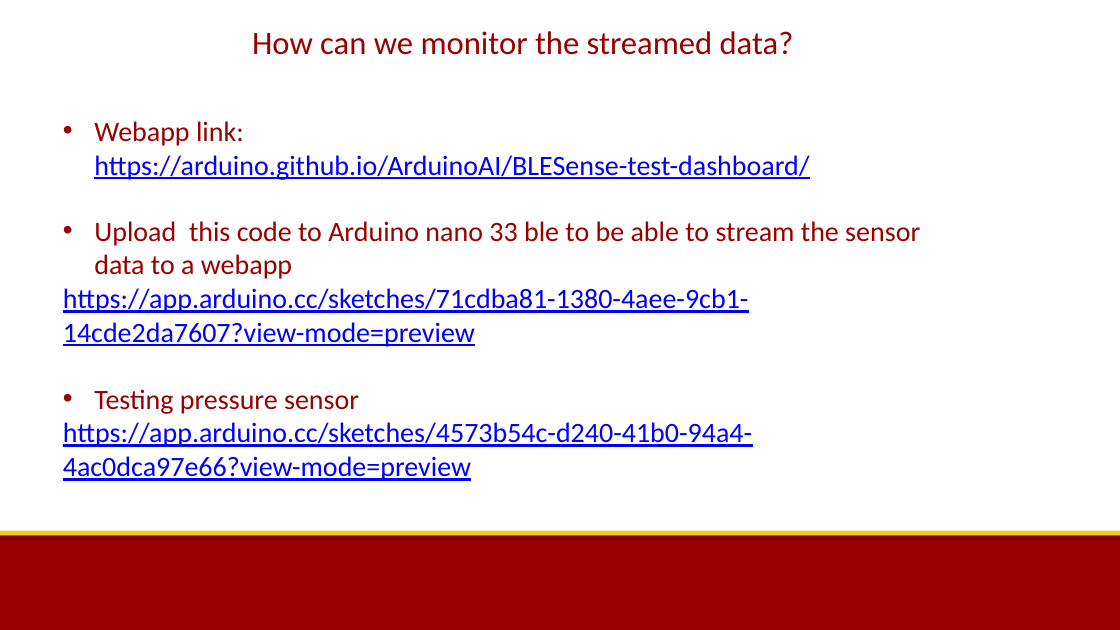
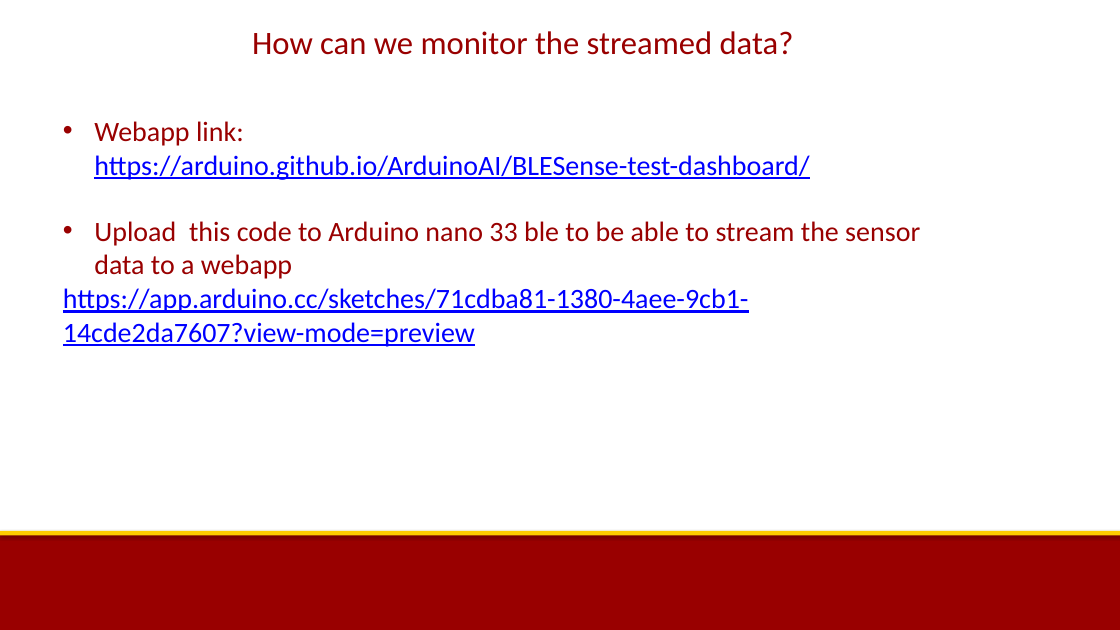
Before and after one commit to uscee105/ee105, a slide deck: slide 11 of assets/module-0-intro/mod-0-lecture-3-arduino-installation.pptx (slide 10 before the commit). Drawn at 1120x630 pixels with LibreOffice and Linux fonts; fonts in the diff are those of the drawing; background and template pictures are left out. Boxes give left, top, right and bottom in pixels: in the first picture for what was removed or moved away, otherwise in the second. Text is boxed around its words. In the diff, an @@ line names an element or a change of style, - is before the commit and + after.

```diff
--- a/assets/module-0-intro/mod-0-lecture-3-arduino-installation.pptx
+++ b/assets/module-0-intro/mod-0-lecture-3-arduino-installation.pptx
@@ text at bbox=[63, 389, 752, 481]: paragraphs removed @@
-• Testing pressure sensor
-https://app.arduino.cc/sketches/4573b54c-d240-41b0-94a4-4ac0dca97e66?view-mode=preview
```
Also in this commit, not shown: 3 other slides changed, 3 slides added, 1 other file.
